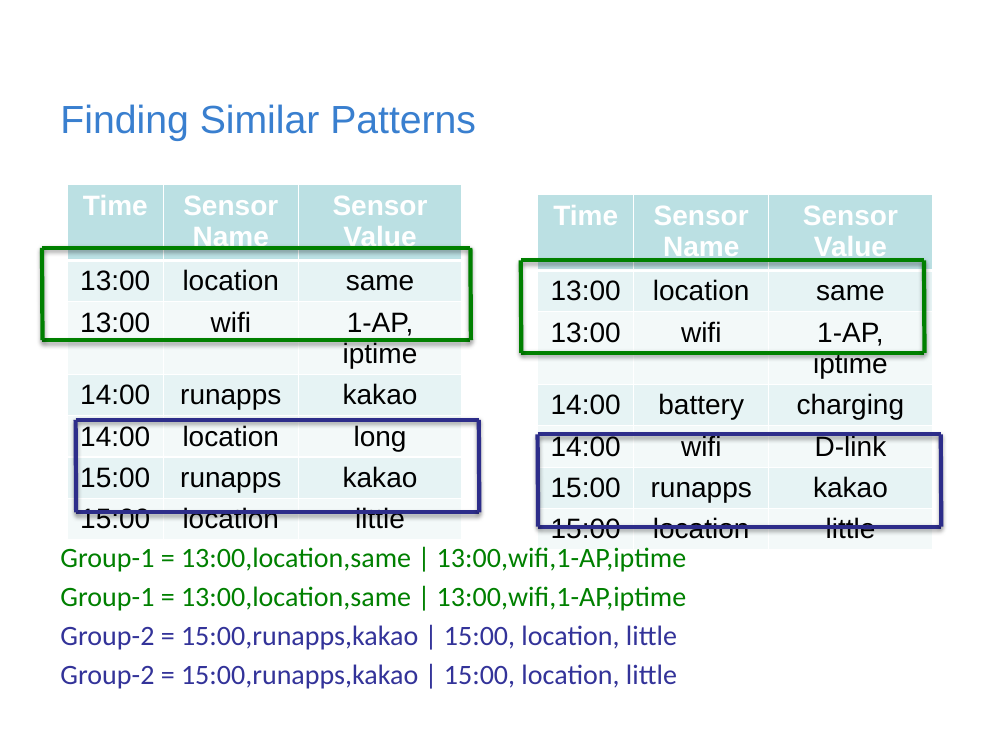
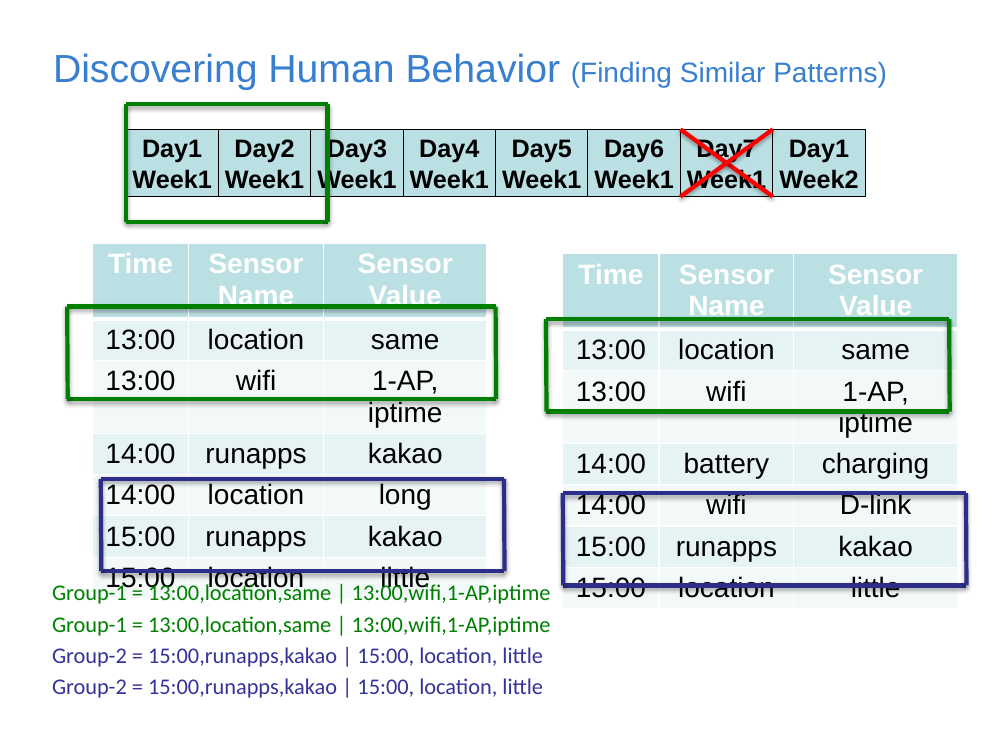
Before and after one commit to rischanlab/MyThesis, a slide deck: slide 16 of Thesis-presentation.pptx (slide 18 before the commit). Drawn at 1008x756 pixels with LibreOffice and Linux fonts; fonts in the diff are those of the drawing; background and template pictures are left out. Boxes give left, top, right and bottom in pixels: in the first picture for what was removed or moved away, otherwise in the second. Text is boxed around its words. In the diff, an @@ line names an element or a change of style, - is before the commit and + after.

```diff
--- a/Thesis-presentation.pptx
+++ b/Thesis-presentation.pptx
@@ title at <box>53,53,887,90</box>: text changed @@
-Finding Similar Patterns
+Discovering Human Behavior (Finding Similar Patterns)
@@ line added from (126, 104) to (328, 104), #008000 3 pt @@
@@ line added from (126, 104) to (126, 222), #008000 3 pt @@
@@ line added from (328, 104) to (328, 222), #008000 3 pt @@
@@ rectangle added at <box>126,129,219,197</box>, fill #BBE0E3, outline #000000 0.75 pt, 18 pt, text #000000, bold @@
+Day1
+Week1
@@ rectangle added at <box>219,129,311,197</box>, fill #BBE0E3, outline #000000 0.75 pt, 18 pt, text #000000, bold @@
+Day2
+Week1
@@ rectangle added at <box>310,129,403,197</box>, fill #BBE0E3, outline #000000 0.75 pt, 18 pt, text #000000, bold @@
+Day3
+Week1
@@ rectangle added at <box>403,129,496,197</box>, fill #BBE0E3, outline #000000 0.75 pt, 18 pt, text #000000, bold @@
+Day4
+Week1
@@ rectangle added at <box>496,129,589,197</box>, fill #BBE0E3, outline #000000 0.75 pt, 18 pt, text #000000, bold @@
+Day5
+Week1
@@ rectangle added at <box>588,129,680,197</box>, fill #BBE0E3, outline #000000 0.75 pt, 18 pt, text #000000, bold @@
+Day6
+Week1
@@ rectangle added at <box>680,129,773,197</box>, fill #BBE0E3, outline #000000 0.75 pt, 18 pt, text #000000, bold @@
+Day7
+Week1
@@ line added from (680, 129) to (773, 197), #FF0000 3 pt @@
@@ line added from (680, 197) to (773, 129), #FF0000 3 pt @@
@@ rectangle added at <box>773,129,866,197</box>, fill #BBE0E3, outline #000000 0.75 pt, 18 pt, text #000000, bold @@
+Day1
+Week2
@@ line added from (126, 222) to (328, 222), #008000 3 pt @@
@@ table: place and size @@
-table at <box>68,184,463,532</box>
+table at <box>93,244,488,596</box>
@@ table: place and size @@
-table at <box>537,195,932,649</box>
+table at <box>562,254,958,602</box>
@@ 16 lines: place and size @@
-16 lines at <box>42,248,941,526</box>
+16 lines at <box>68,306,967,586</box>
@@ text "Group-1 = 13:00,location,same | 13:00,wifi,1-AP,iptime": place and size @@
-text "Group-1 = 13:00,location,same | 13:00,wifi,1-AP,iptime" at <box>60,547,687,689</box>
+text "Group-1 = 13:00,location,same | 13:00,wifi,1-AP,iptime" at <box>52,582,551,698</box>
@@ text "Group-1 = 13:00,location,same | 13:00,wifi,1-AP,iptime" at <box>52,582,551,698</box>: size 20 to 16 pt @@
```
Also in this commit, not shown: 14 other slides changed, 3 slides added, 3 slides removed, 1 other file.
